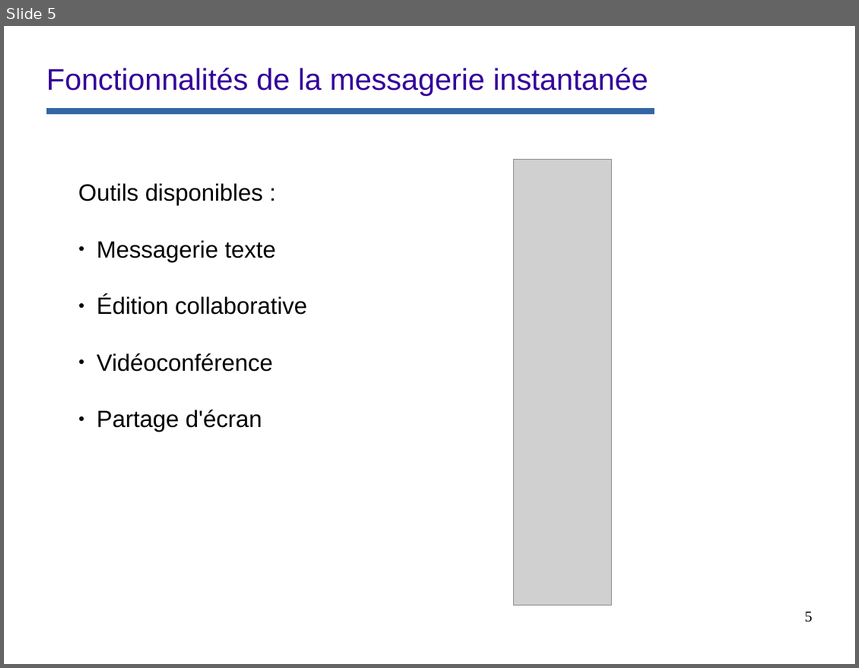
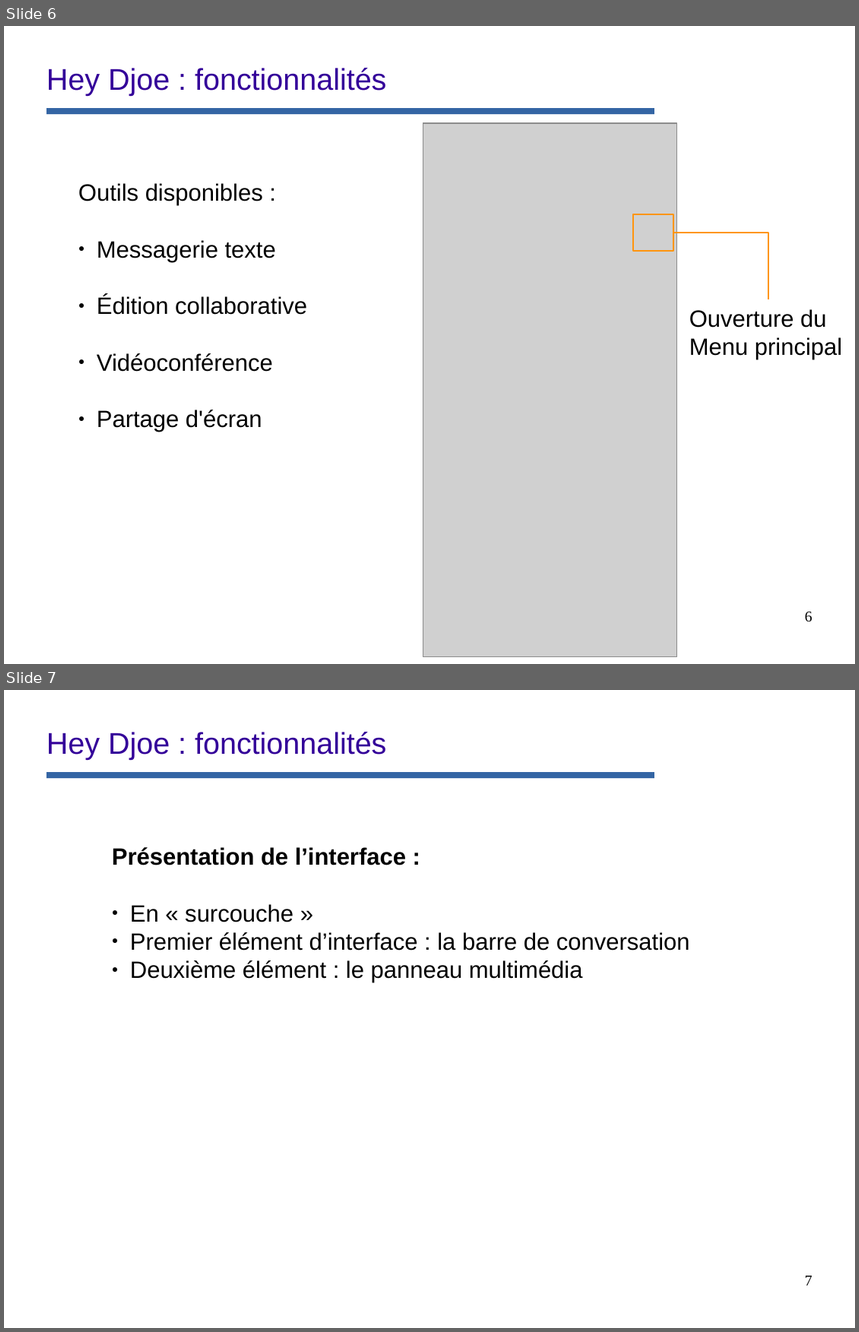
Before and after one commit to remipassmoilesel/heydjoe, a slide deck: opt/documentation/diapo-functionalities.odp. Shown one above the other, each under a label of ours: slide 5 before the commit, slides 6 and 7 after it. The pictures are 859x668 and 859x1332 pixels, drawn with LibreOffice and Linux fonts; fonts in the diff are those of the drawing; grey boxes stand for pictures; background and template pictures are left out. Boxes give left, top, right and bottom in pixels: in the first picture for what was removed or moved away, otherwise in the second. Text is boxed around its words. In the diff, an @@ line names an element or a change of style, - is before the commit and + after.

```diff
--- a/opt/documentation/diapo-functionalities.odp
+++ b/opt/documentation/diapo-functionalities.odp
@@ slide 7 added at [4,690,855,1328], background #FFFFFF; not listed: 1 template element that a slide beside it also shows @@
@@ title added at [47,732,386,760], 28 pt, text #330099 @@
+Hey Djoe : fonctionnalités
@@ text added at [112,847,690,983], 22 pt, text #000000 @@
+Présentation de l’interface :
+● En « surcouche »
+● Premier élément d’interface : la barre de conversation
+● Deuxième élément : le panneau multimédia
@@ page number added at [805,1276,813,1286], 14 pt, text #000000 @@
+7
@@ what was slide 5 is now slide 6 @@
@@ slide 6 changed as well @@
@@ title at [47,68,386,96]: text changed @@
-Fonctionnalités de la messagerie instantanée
+Hey Djoe : fonctionnalités
@@ picture: place and size @@
-picture at [514,160,612,605]
+picture at [424,123,677,658]
@@ rectangle added at [633,214,674,251], outline #FF950E 1.42 pt @@
@@ elbow line added from (674, 233) to (769, 300), #FF950E 1.42 pt @@
@@ text added at [690,309,842,360], 22 pt, text #000000 @@
+Ouverture du
+Menu principal
@@ page number at [805,612,813,623]: text changed @@
-5
+6
```
Also in this commit, not shown: 5 other slides changed, 14 other slides added, 11 slides removed, 15 other files.
